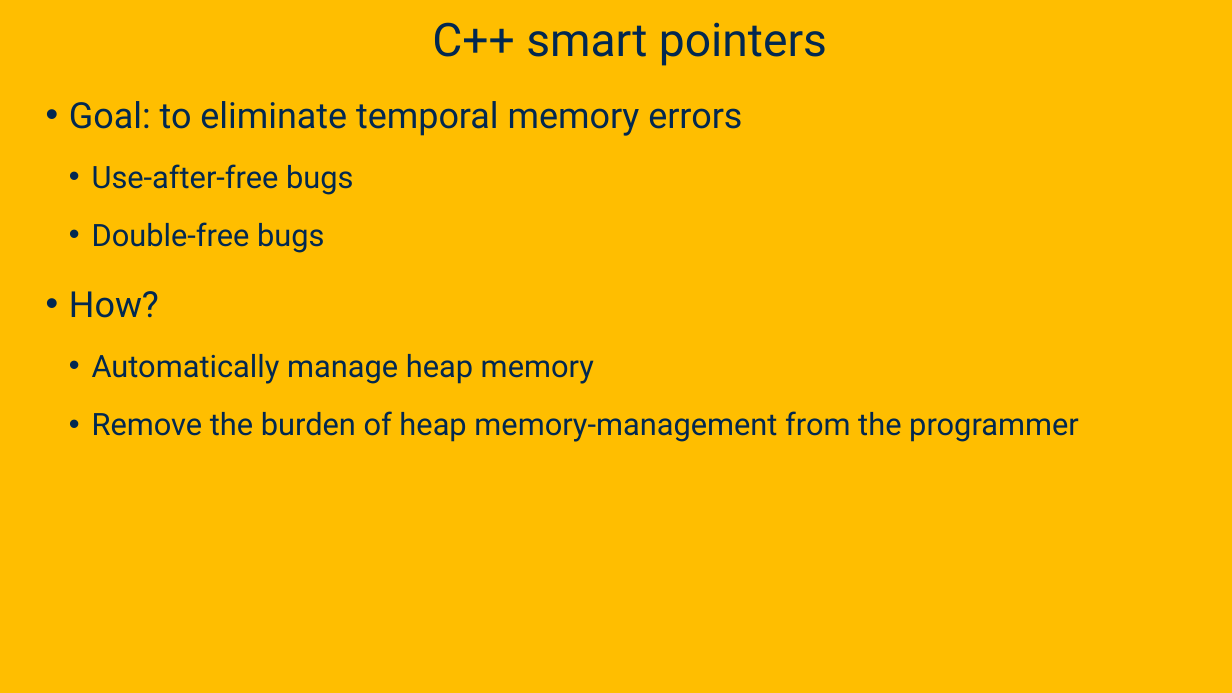
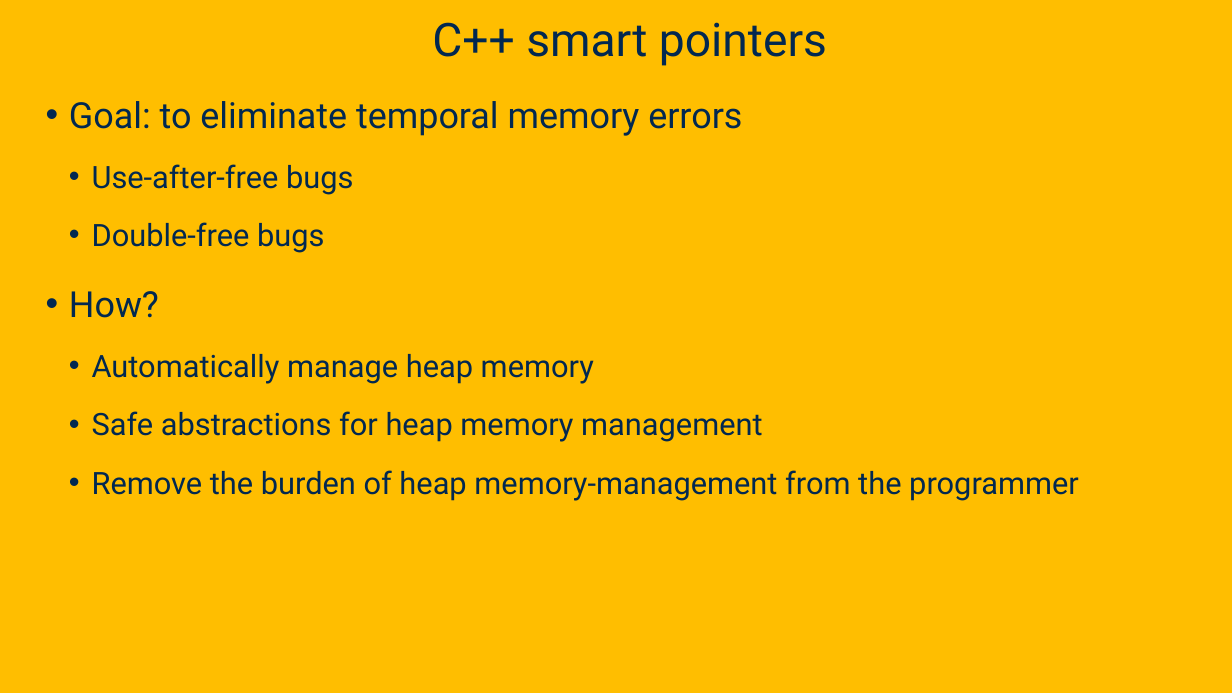
Before and after one commit to davsec-teaching/ecs160-f25, a slide deck: slide 115 of slides/9_software_security.pptx (slide 108 before the commit). Drawn at 1232x693 pixels with LibreOffice and Linux fonts; fonts in the diff are those of the drawing; background and template pictures are left out. Boxes give left, top, right and bottom in pixels: in the first picture for what was removed or moved away, otherwise in the second. Text is boxed around its words. In the diff, an @@ line names an element or a change of style, - is before the commit and + after.

```diff
--- a/slides/9_software_security.pptx
+++ b/slides/9_software_security.pptx
@@ text at <box>92,411,763,442</box>: paragraph added @@
+  • Safe abstractions for heap memory management
```
Also in this commit, not shown: 13 other slides changed, 5 slides added, 1 slide removed.
